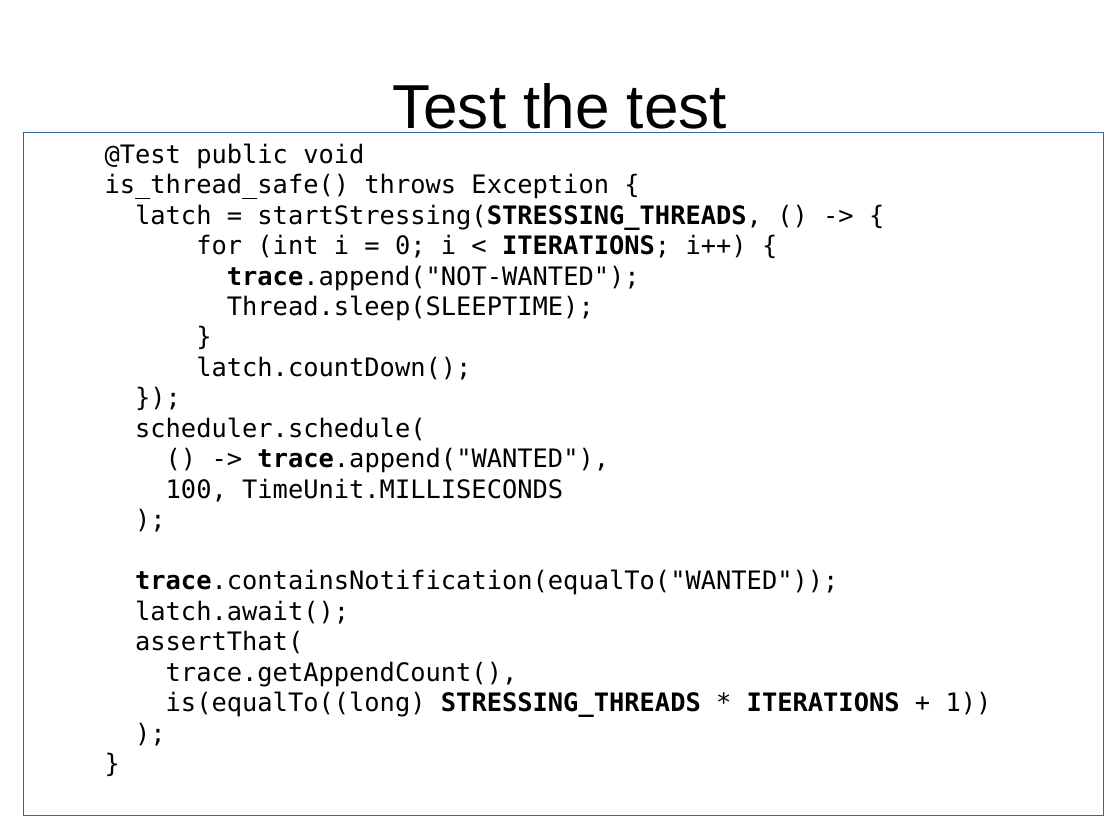
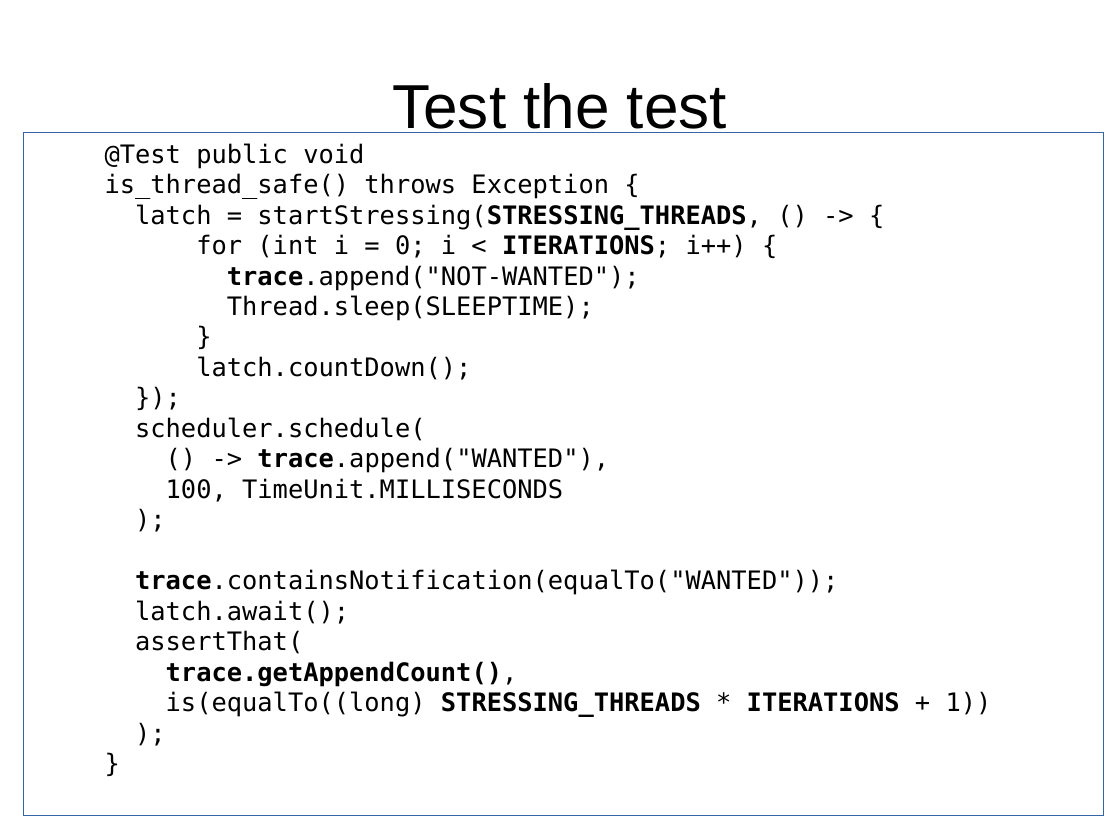
Before and after one commit to andreassimon/talk-asynchronen-code-testen, a slide deck: slide 15 of Asynchronen Code testen.odp. Drawn at 1120x840 pixels with LibreOffice and Linux fonts; fonts in the diff are those of the drawing; background and template pictures are left out. Boxes give left, top, right and bottom in pixels: in the first picture for what was removed or moved away, otherwise in the second. Text is boxed around its words. In the diff, an @@ line names an element or a change of style, - is before the commit and + after.

```diff
--- a/Asynchronen Code testen.odp
+++ b/Asynchronen Code testen.odp
@@ text at <box>166,661,518,687</box>: bold on in "trace.getAppendCount()," @@
```
Also in this commit, not shown: 5 other slides changed, 3 slides added, 5 other files.
